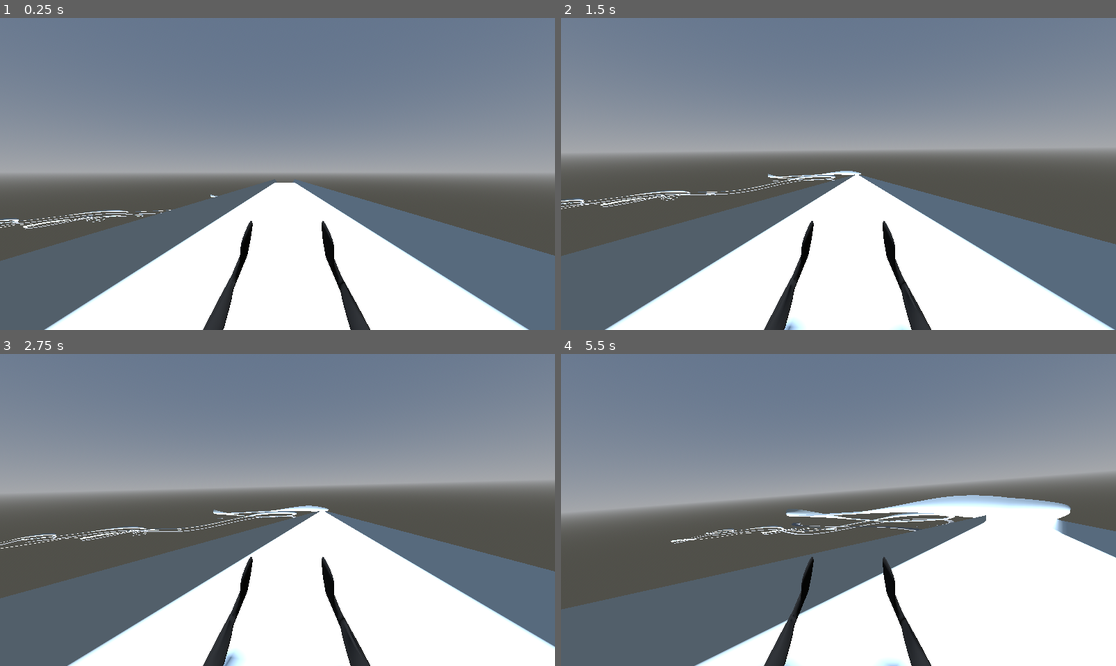
Above: before the commit, frames 1-4 (two rows, left to right).
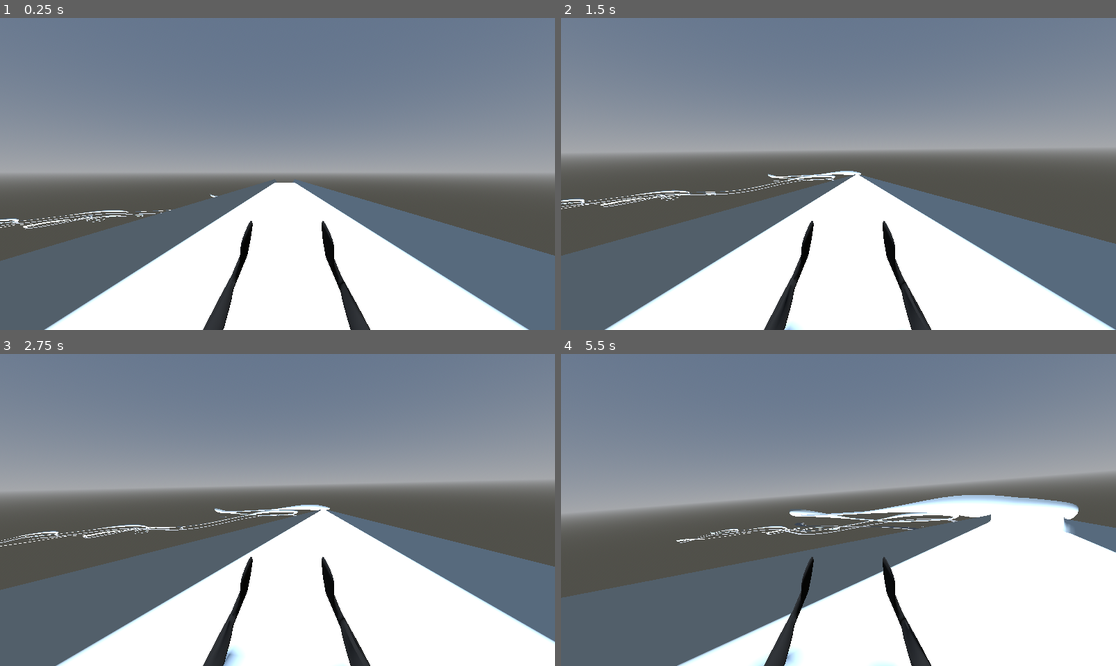
Above: after the commit, the same moments.

Repository: ArijaK/luge_vr
Game: Godot game, scene res://scenes/main/main.tscn
The game is run twice, just before and just after one commit, with the same random seed, the same clock (stepped at 60 frames per second) and the same inputs.
Inputs:
- Up to frame 1 (0.25 s): no input
- Up to frame 2 (1.5 s): tap Enter (ui_accept) at 0.5, 0.77 s; hold D (steer_right) 0.53-1.28 s; hold Left (steer_left) from 1.28 s (still down)
- Up to frame 3 (2.75 s): tap Enter (ui_accept) at 1.52 s; release Left (steer_left) at 2.03 s; hold D (steer_right) from 2.03 s (still down)
- Up to frame 4 (5.5 s): tap Enter (ui_accept) at 3.02, 3.77, 4.52 s; release D (steer_right) at 3.53 s; hold Left (steer_left) from 3.53 s (still down)

The runs differ from the first frame. In frame 1, less than 0.1% of the frame differs, in the area x 0-39%, y 56-70%; in frame 2, 0.4%; in frame 3, 3.6%; in frame 4, 4.0%, in the area x 0-100%, y 45-100%.

Commit message:
Track fine-tuning skill issue, but at least now the player does not always fall out of the track

Diff:
--- a/vr/scenes/track/track_data.gd
+++ b/vr/scenes/track/track_data.gd
@@ -125,7 +125,7 @@
 		var max_width = half_width + k_curvature * abs(c)
 
 		var p0 = Vector2(half_width * curve_side, 0.0)
-		var p_mid = Vector2(max_width * curve_side, default_height)
+		var p_mid = Vector2(max_width * curve_side, h * 0.4)
 		var p3 = Vector2(max_width * curve_side, h)
 
 		var dir01 = (p_mid - p0).normalized()
